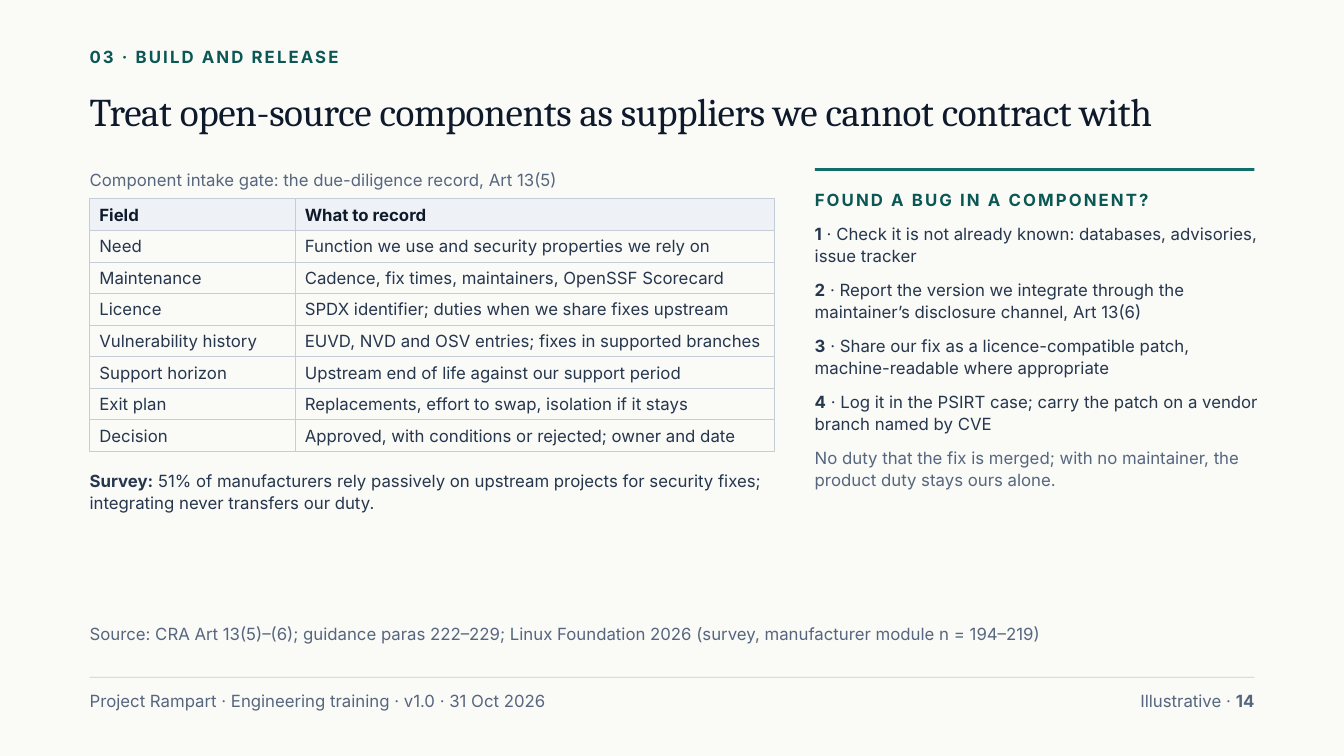
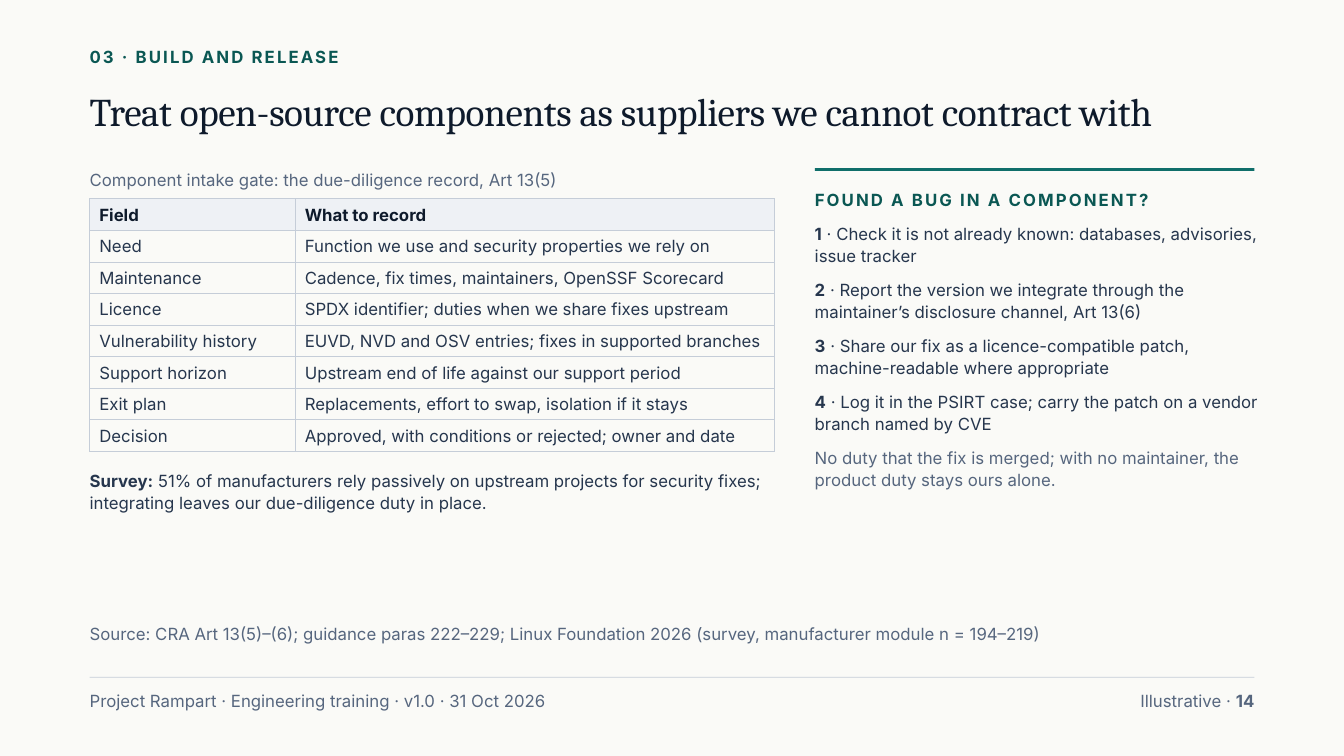
Before and after one commit to smerphy/CRA-Consulting-Pack, a slide deck: slide 14 of pack/out/hosted/D03-training-deck/D03 - Engineering training deck.pptx. Drawn at 1344x756 pixels with LibreOffice and Linux fonts; fonts in the diff are those of the drawing. Boxes give left, top, right and bottom in pixels: in the first picture for what was removed or moved away, otherwise in the second. Text is boxed around its words. In the diff, an @@ line names an element or a change of style, - is before the commit and + after.

```diff
--- a/pack/out/hosted/D03-training-deck/D03 - Engineering training deck.pptx
+++ b/pack/out/hosted/D03-training-deck/D03 - Engineering training deck.pptx
@@ text at [90,474,761,513]: text changed @@
-Survey: 51% of manufacturers rely passively on upstream projects for security fixes; integrating never transfers our duty.
+Survey: 51% of manufacturers rely passively on upstream projects for security fixes; integrating leaves our due-diligence duty in place.
```
Also in this commit, not shown: 25 other files.
